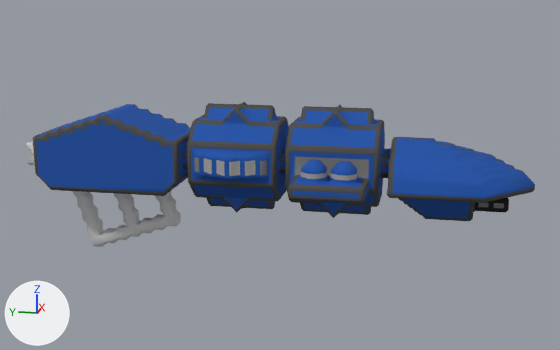
Before and after pictures for a commit that changed the OBJ model src/jsMain/resources/meshes/diadochi-3-lamashtu-class.obj.
Rendered twice from a 50 mm lens placed at (-160.4, -33.8, 58.9), pointed at (0.7, -1.6, 18.6). Lighting does not change. The marker at lower left points along +X, +Y and +Z. Where no turn or scale is listed for an object, it has been applied to the vertices.

In view in the first picture: 'diadochi-3-lamashtu-class'.
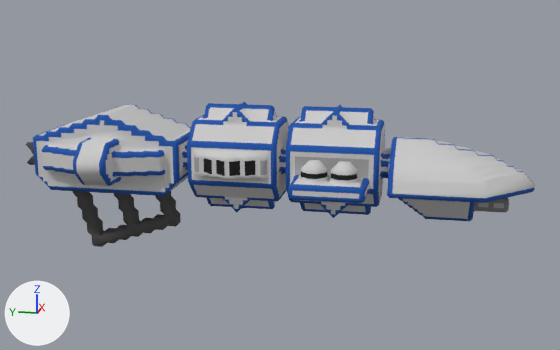
Boxes [x1, y1, x2, y2] around the edits, measured in the pictures (560 x 350 px):
```json
{"part": 1, "of": "me_diadochi_3_lamashtu_class", "change": "built on", "before": [31, 111, 358, 224], "after": [36, 113, 383, 188]}
{"part": 2, "of": "me_diadochi_3_lamashtu_class", "change": "surface changed", "before": [26, 102, 535, 247], "after": [26, 102, 535, 247]}
```

The change, as JSON lines over the scene's bpy script:
```json
{"block": "me_diadochi_3_lamashtu_class", "where": "# used by ob_diadochi_3_lamashtu_class; location = (0.0, 0.0, 0.0)"}
{"op": "remove", "block": "me_diadochi_3_lamashtu_class", "code": "me_diadochi_3_lamashtu_class.from_pydata(...)  # 3088 vertices, 5730 faces; spans x -16.5..16.5, y -54.5..54.5, z -0.1..33.9"}
{"op": "add", "block": "me_diadochi_3_lamashtu_class", "code": "me_diadochi_3_lamashtu_class.from_pydata(...)  # 3640 vertices, 6784 faces; spans x -16.5..16.5, y -54.5..54.5, z -0.1..33.9"}
{"block": "me_diadochi_3_lamashtu_class", "change": "me_diadochi_3_lamashtu_class part 1: 6 vertices moved from x -10.0..11.0, y -18.5..54.0, z 21.4..23.9 to x -11.0..11.0, y -19.0..54.0, z 22.4..24.4; 18 vertices removed from x -14.0..6.0, y -25.3..54.0, z 5.9..32.9; 570 vertices added at x -16.5..16.5, y -24.0..54.0, z 17.4..33.4"}
{"block": "me_diadochi_3_lamashtu_class", "change": "me_diadochi_3_lamashtu_class part 2: 5088 kept faces spanning x -16.5..16.5, y -54.5..54.5, z -0.1..33.9 get new texture (UV) coordinates"}
```
